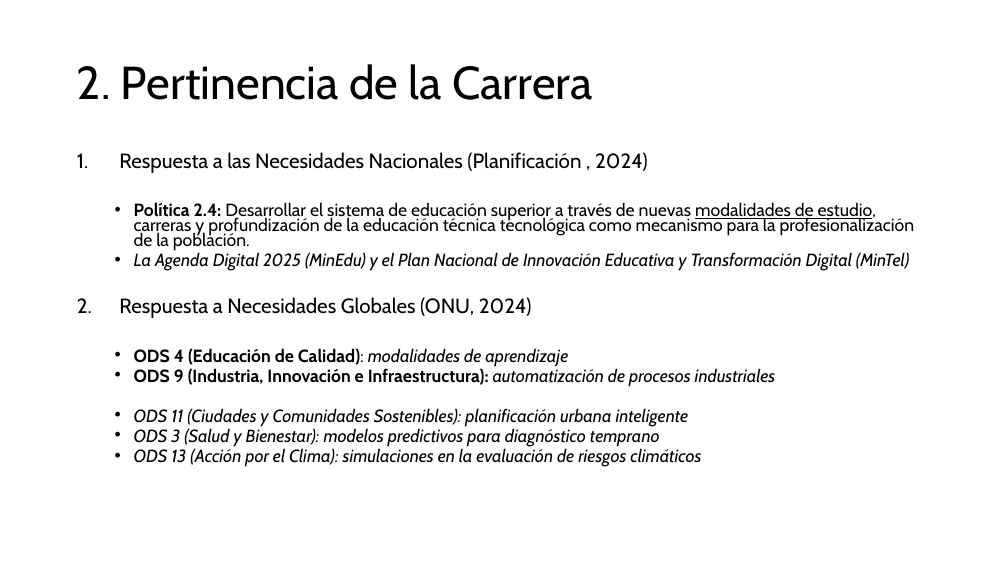
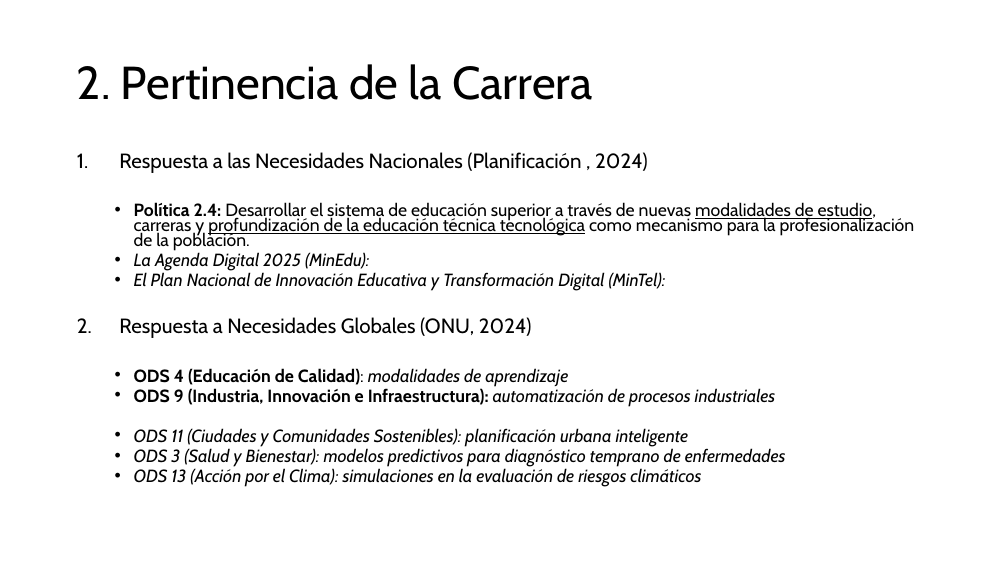
Before and after one commit to aavendan/cdia, a slide deck: slide 4 of 03 Presentación - CDIA.pptx. Drawn at 1008x567 pixels with LibreOffice and Linux fonts; fonts in the diff are those of the drawing. Boxes give left, top, right and bottom in pixels: in the first picture for what was removed or moved away, otherwise in the second. Text is boxed around its words. In the diff, an @@ line names an element or a change of style, - is before the commit and + after.

```diff
--- a/03 Presentación - CDIA.pptx
+++ b/03 Presentación - CDIA.pptx
@@ text at box(134, 202, 915, 250): underline on in "profundización de la educación técnica tecnológica" @@
@@ text at box(134, 252, 666, 291): text changed @@
-  • La Agenda Digital 2025 (MinEdu) y el Plan Nacional de Innovación Educativa y Transformación Digital (MinTel)
+  • La Agenda Digital 2025 (MinEdu):
+  • El Plan Nacional de Innovación Educativa y Transformación Digital (MinTel):
@@ text at box(134, 448, 786, 466): text changed @@
-  • ODS 3 (Salud y Bienestar): modelos predictivos para diagnóstico temprano
+  • ODS 3 (Salud y Bienestar): modelos predictivos para diagnóstico temprano de enfermedades
```
Also in this commit, not shown: 6 other slides changed.
